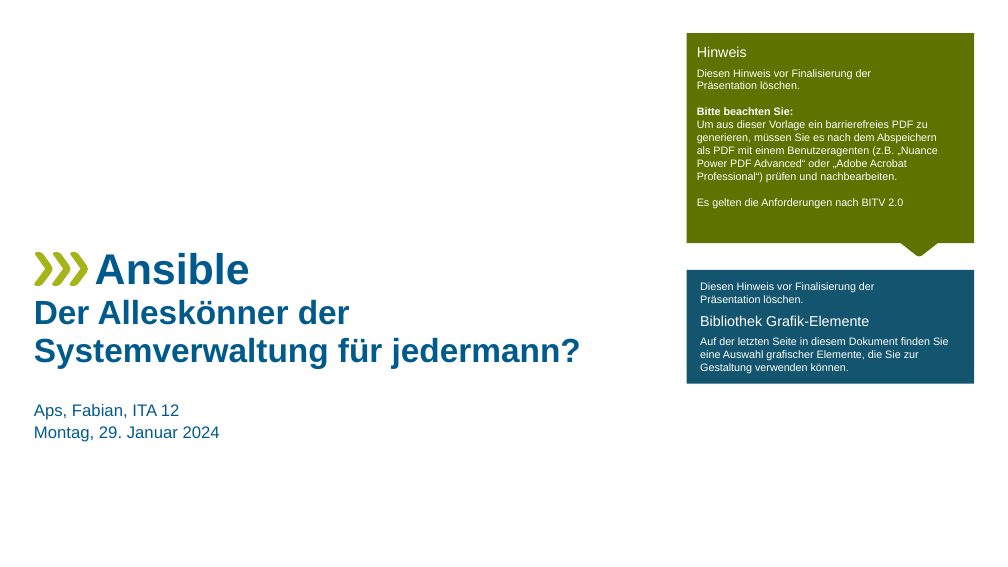
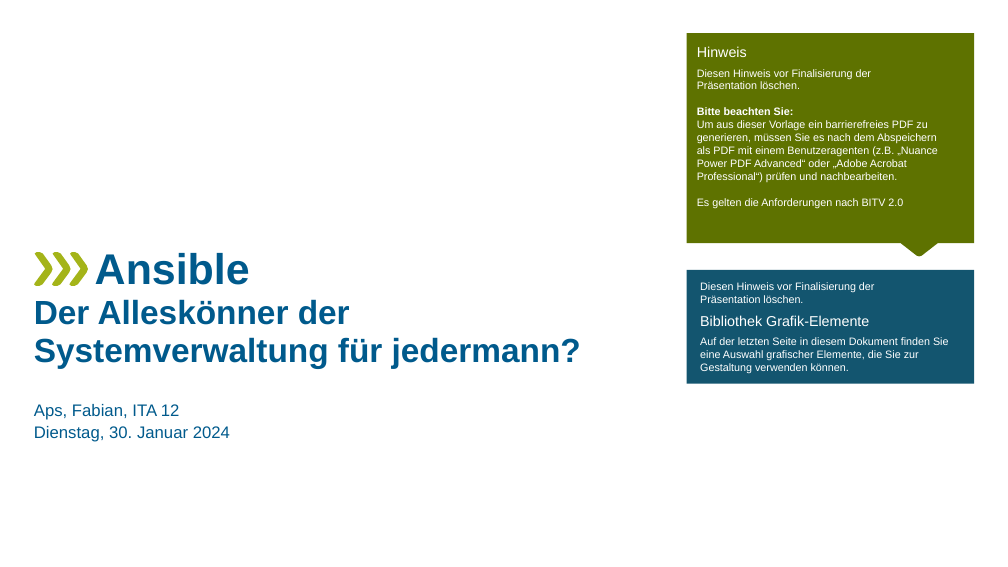
Before and after one commit to comboomPunkTsucht/OSZIMT-repo-ITA12_aps, a slide deck: slide 1 of Drites AusbildungsJahr/Ansible-ITA12-Aps,Fabian-KfW.pptx. Drawn at 1008x567 pixels with LibreOffice and Linux fonts; fonts in the diff are those of the drawing; background and template pictures are left out. Boxes give left, top, right and bottom in pixels: in the first picture for what was removed or moved away, otherwise in the second. Text is boxed around its words. In the diff, an @@ line names an element or a change of style, - is before the commit and + after.

```diff
--- a/Drites AusbildungsJahr/Ansible-ITA12-Aps,Fabian-KfW.pptx
+++ b/Drites AusbildungsJahr/Ansible-ITA12-Aps,Fabian-KfW.pptx
@@ subtitle at (34,426,230,442): text changed @@
-Montag, 29. Januar 2024
+Dienstag, 30. Januar 2024
```
Also in this commit, not shown: 24 other slides changed.
